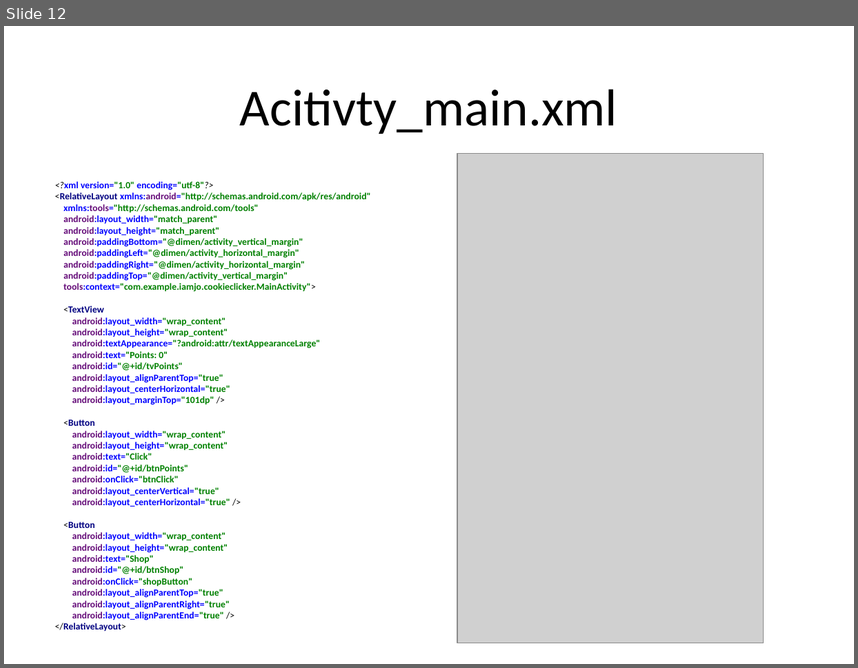
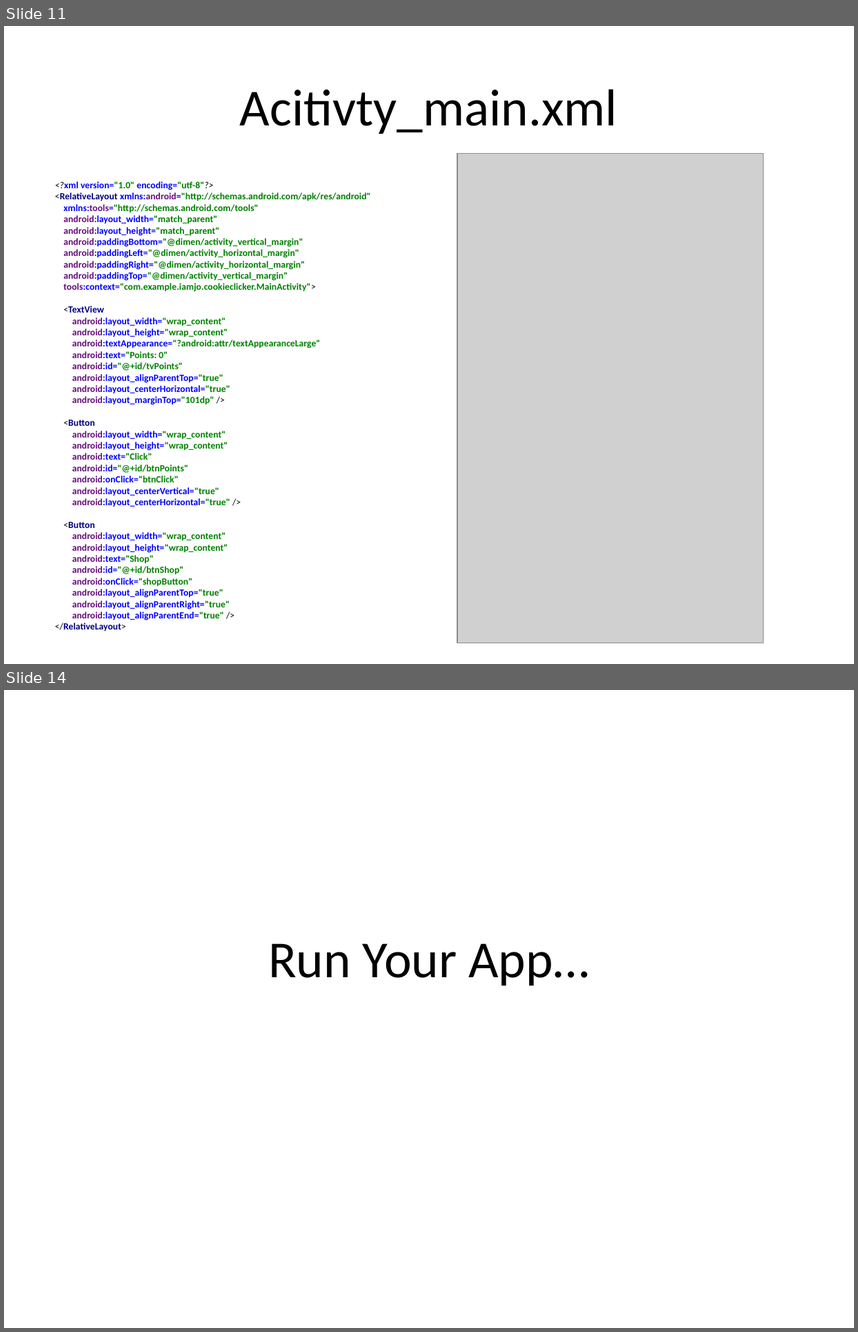
Before and after one commit to chang47/AndroidTutorial, a slide deck: Lesson3 Intent/Android Lesson 3.pptx. Shown one above the other, each under a label of ours: slide 12 before the commit, slides 11 and 14 after it; the slides between them are not shown. The pictures are 858x668 and 858x1332 pixels, drawn with LibreOffice and Linux fonts; fonts in the diff are those of the drawing; grey boxes stand for pictures. Boxes give left, top, right and bottom in pixels: in the first picture for what was removed or moved away, otherwise in the second. Text is boxed around its words. In the diff, an @@ line names an element or a change of style, - is before the commit and + after.

```diff
--- a/Lesson3 Intent/Android Lesson 3.pptx
+++ b/Lesson3 Intent/Android Lesson 3.pptx
@@ slide 14 added at (4,690,854,1328), background #FFFFFF @@
@@ title added at (268,943,588,985), 44 pt, text #000000 @@
+Run Your App…
@@ what was slide 12 is now slide 11 @@
```
Also in this commit, not shown: 2 slides changed, 2 other slides added, 6 other files.
